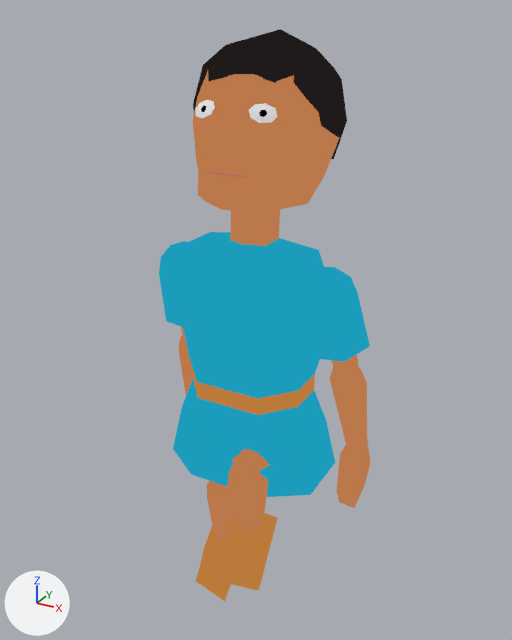
The Blender file characters/israelites.blend: old version first, new version second.
Before and after are seen from a camera (50 mm lens) standing at (0.552, -0.992, 1.034) and looking at (-0.021, 0.051, 0.512). Lighting does not change. The marker at lower left points along +X, +Y and +Z. Both versions are drawn at frame 0 of the action 'jump'; the numbers are the values there.

The first picture shows 'RigMesh'.
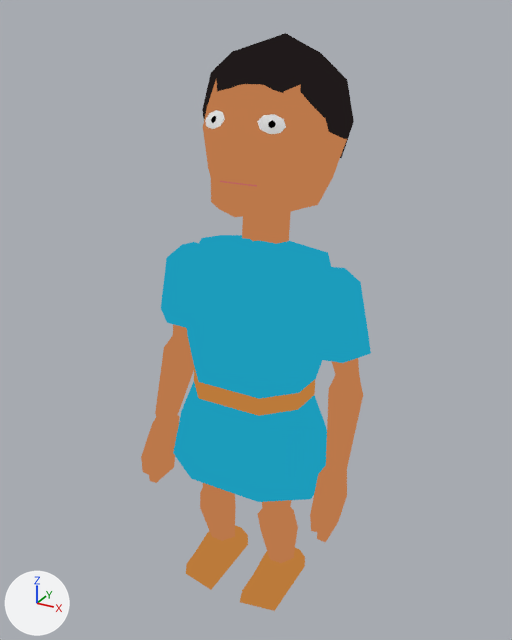
The change in detail:
me_cube_010 is used by ob_rigmesh; location (0.0, 0.0, 0.0).
me_cube_010 had 577 vertices, 598 faces and spanned x -0.201..0.205, y -0.145..0.192, z -0.073..1.004.
me_cube_010 now has 577 vertices, 598 faces and spans x -0.21..0.209, y -0.11..0.223, z 0.0..0.997.
me_cube_010 part 1: the loose piece of 22 vertices spanning x 0.166..0.199, y 0.005..0.102, z 0.174..0.316 is multiplied about its middle by the matrix ((1.0, -0.002, 0.018), (-0.003, 0.964, 0.266), (-0.018, -0.266, 0.964)), then moved by (-0.005, -0.103, 0.004).
me_cube_010 part 2: the loose piece of 16 vertices spanning x 0.013..0.081, y -0.145..-0.053, z 0.054..0.194 is turned -58 degrees about the x axis through its middle, then moved by (0.019, 0.064, -0.114).
me_cube_010 part 3: the loose piece of 37 vertices spanning x -0.127..0.12, y -0.031..0.192, z 0.785..1.004 is turned 4.7 degrees about the x axis through its middle, then moved by (0.0, 0.027, -0.008).
me_cube_010 part 4: the loose piece of 17 vertices spanning x 0.029..0.071, y -0.066..-0.038, z 0.882..0.908 is turned 4.7 degrees about the x axis through its middle, then moved by (0.0, 0.028, -0.018).
me_cube_010 part 5: the loose piece of 22 vertices spanning x -0.186..-0.153, y 0.005..0.102, z 0.17..0.312 is multiplied about its middle by the matrix ((1.0, 0.002, -0.021), (0.004, 0.964, 0.266), (0.021, -0.266, 0.964)), then moved by (-0.013, -0.104, 0.004).
me_cube_010 part 6: the loose piece of 16 vertices spanning x -0.1..-0.032, y -0.072..0.04, z -0.073..0.057 is turned -45.9 degrees about the x axis through its middle, then moved by (0.0, -0.016, 0.02).
me_cube_010 part 7: the loose piece of 17 vertices spanning x -0.071..-0.029, y -0.066..-0.038, z 0.882..0.908 is turned 4.7 degrees about the x axis through its middle, then moved by (0.0, 0.028, -0.018).
me_cube_010 part 8: 338 of 577 vertices moved; they spanned x -0.201..0.205, y -0.142..0.171, z 0.035..0.974 and now span x -0.21..0.209, y -0.106..0.199, z 0.03..0.964; mean shift (0.0, 0.01, -0.019); largest move (0.055, -0.114, 0.17) -> (0.078, -0.023, 0.03).

Boxes [x1, y1, x2, y2] around the edits, measured in the pictures (512 x 640 px; the box of a moved part takes in the faces that stretch with it):
'RigMesh', reshaped (9% wider): before [159, 29, 370, 601]; after [141, 33, 371, 611]
part 1 of me_cube_010, moved or reshaped: before [337, 440, 370, 508]; after [310, 464, 347, 542]
part 2 of me_cube_010, moved or reshaped: before [222, 513, 277, 590]; after [240, 548, 305, 611]
part 3 of me_cube_010, moved or reshaped: before [193, 29, 347, 159]; after [202, 33, 354, 158]
part 4 of me_cube_010, moved or reshaped: before [248, 103, 278, 123]; after [257, 114, 286, 134]
part 5 of me_cube_010, moved or reshaped (not visible before): after [141, 414, 180, 483]
part 6 of me_cube_010, moved or reshaped: before [195, 526, 231, 601]; after [186, 526, 248, 590]
part 7 of me_cube_010, moved or reshaped: before [195, 100, 215, 119]; after [205, 110, 225, 129]
part 8 of me_cube_010, moved or reshaped: before [159, 71, 370, 538]; after [155, 81, 371, 563]
